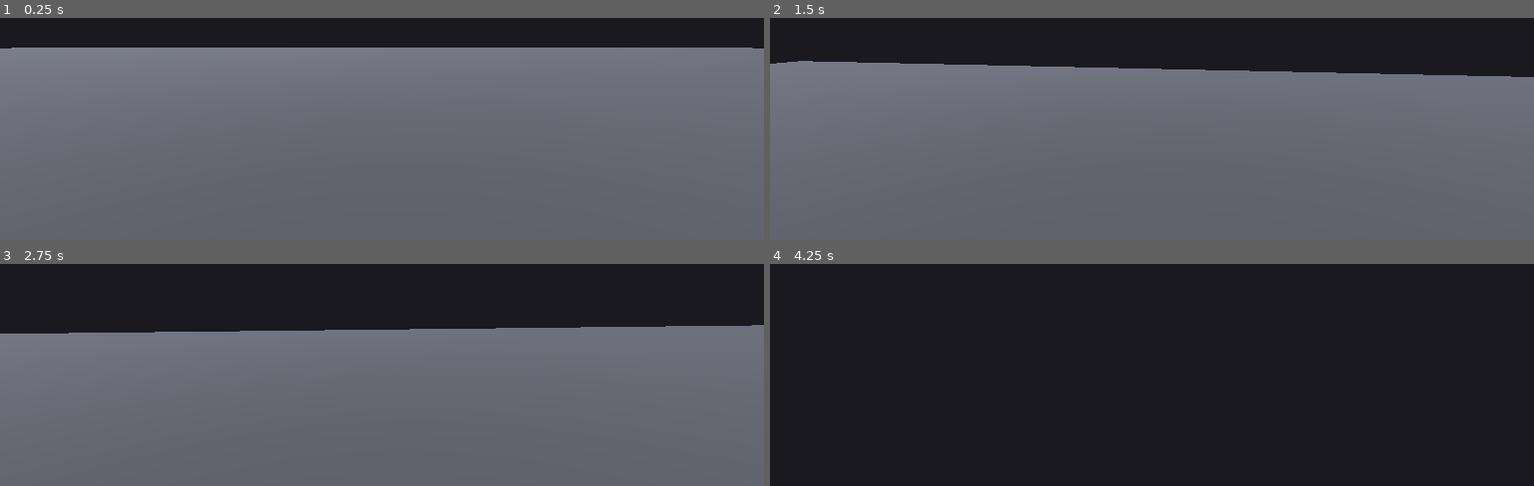
Above: before the commit, frames 1-4 (two rows, left to right).
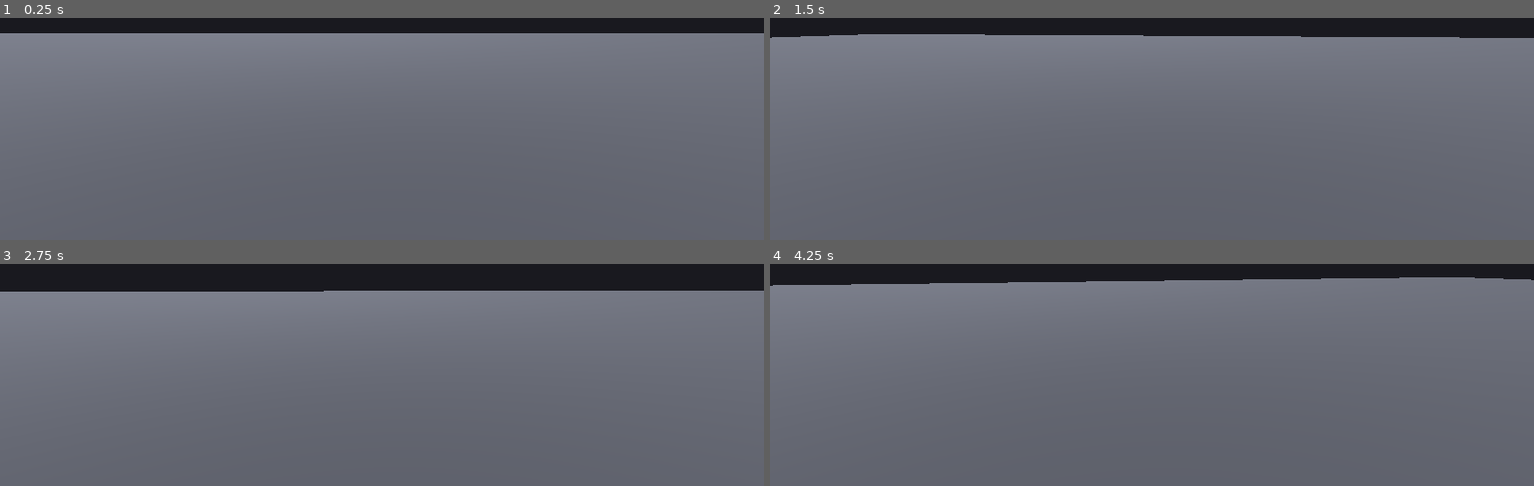
Above: after the commit, the same moments.

Repository: radomirsky/190K-G.O.P
Game: Godot game, scene res://main.tscn
Same seed, same stepped clock (60 frames per second), same inputs: the game is played once before the commit and once after it.
Inputs (mouse positions are in pixels of both pictures, inside the frame that each line leads up to):
- Up to frame 1 (0.25 s): no input
- Up to frame 2 (1.5 s): tap Enter at 0.5 s; move the mouse to (1190, 24) at 0.52 s; hold W from 0.53 s (still down); tap E at 0.6, 1.35 s; click (1190, 24) at 0.67 s; tap Space at 0.77 s; move the mouse to (1113, 26) at 1.27 s
- Up to frame 3 (2.75 s): keep holding W; tap Space at 1.52 s; move the mouse to (397, 264) at 2.02 s; tap E at 2.1 s
- Up to frame 4 (4.25 s): keep holding W; move the mouse to (1144, 279) at 2.77 s; tap E at 2.85, 3.6 s; click (1144, 279) at 2.92 s; tap Space at 3.02, 3.77 s; move the mouse to (1205, 277) at 3.52 s

The runs differ from the first frame. In frame 1, 6.5% of the frame differs, in the area x 0-100%, y 6-14%; in frame 2, 15%; in frame 3, 17%; in frame 4, 92%, in the area x 0-100%, y 6-100%.

Commit message:
Увеличена площадка карты (пол120×120)
Made-with: Cursor

Diff:
--- a/main.tscn
+++ b/main.tscn
@@ -1,87 +1,83 @@
-[gd_scene load_steps=10 format=3]
+[gd_scene format=3 uid="uid://cfmf2gvwovbox"]
 
-[ext_resource type="Script" path="res://player.gd" id="1_player"]
+[ext_resource type="Script" uid="uid://ccxh1c7bxjs0h" path="res://player.gd" id="1_player"]
 
 [sub_resource type="Environment" id="Environment_main"]
 background_mode = 1
 background_color = Color(0.1, 0.1, 0.12, 1)
 
 [sub_resource type="BoxMesh" id="BoxMesh_floor"]
-size = Vector3(42, 0.25, 42)
+size = Vector3(120, 0.25, 120)
 
 [sub_resource type="StandardMaterial3D" id="StandardMaterial3D_floor"]
 albedo_color = Color(0.34, 0.35, 0.38, 1)
 
 [sub_resource type="BoxShape3D" id="BoxShape3D_floor"]
-size = Vector3(42, 0.25, 42)
+size = Vector3(120, 0.25, 120)
 
 [sub_resource type="BoxMesh" id="BoxMesh_cube"]
-size = Vector3(1, 1, 1)
 
 [sub_resource type="StandardMaterial3D" id="StandardMaterial3D_cube"]
 albedo_color = Color(0.45, 0.65, 0.95, 1)
 
 [sub_resource type="BoxShape3D" id="BoxShape3D_cube"]
-size = Vector3(1, 1, 1)
 
 [sub_resource type="CapsuleShape3D" id="CapsuleShape3D_player"]
 radius = 0.35
 height = 1.05
 
-[node name="Main" type="Node3D"]
+[node name="Main" type="Node3D" unique_id=1291999323]
 
-[node name="WorldEnvironment" type="WorldEnvironment" parent="."]
+[node name="WorldEnvironment" type="WorldEnvironment" parent="." unique_id=1258990413]
 environment = SubResource("Environment_main")
 
-[node name="DirectionalLight3D" type="DirectionalLight3D" parent="."]
+[node name="DirectionalLight3D" type="DirectionalLight3D" parent="." unique_id=657235490]
 transform = Transform3D(0.866025, -0.433013, 0.25, 0, 0.5, 0.866025, -0.5, -0.75, 0.433013, 2, 6, 3)
 light_energy = 1.15
 shadow_enabled = true
 
-[node name="FillLight" type="OmniLight3D" parent="."]
+[node name="FillLight" type="OmniLight3D" parent="." unique_id=492640163]
 transform = Transform3D(1, 0, 0, 0, 1, 0, 0, 0, 1, -2.5, 2.5, 2)
 light_color = Color(0.85, 0.9, 1, 1)
 light_energy = 0.35
-shadow_enabled = false
 
-[node name="Floor" type="StaticBody3D" parent="."]
+[node name="Floor" type="StaticBody3D" parent="." unique_id=946922387]
 transform = Transform3D(1, 0, 0, 0, 1, 0, 0, 0, 1, 0, -0.125, 0)
 
-[node name="MeshInstance3D" type="MeshInstance3D" parent="Floor"]
+[node name="MeshInstance3D" type="MeshInstance3D" parent="Floor" unique_id=917887440]
 mesh = SubResource("BoxMesh_floor")
 surface_material_override/0 = SubResource("StandardMaterial3D_floor")
 
-[node name="CollisionShape3D" type="CollisionShape3D" parent="Floor"]
+[node name="CollisionShape3D" type="CollisionShape3D" parent="Floor" unique_id=887709493]
 shape = SubResource("BoxShape3D_floor")
 
-[node name="Cube" type="RigidBody3D" parent="." groups=["throwable"]]
+[node name="Cube" type="RigidBody3D" parent="." unique_id=1848117914 groups=["throwable"]]
 transform = Transform3D(1, 0, 0, 0, 1, 0, 0, 0, 1, 0, 0.5, 1.5)
 continuous_cd = true
 
-[node name="MeshInstance3D" type="MeshInstance3D" parent="Cube"]
+[node name="MeshInstance3D" type="MeshInstance3D" parent="Cube" unique_id=376096829]
+transform = Transform3D(0.9999069, -0.006378199, -0.012063327, 0.006303191, 0.99996066, -0.0062472513, 0.012102689, 0.006170652, 0.99990773, 0, 0, 0)
 mesh = SubResource("BoxMesh_cube")
 surface_material_override/0 = SubResource("StandardMaterial3D_cube")
 
-[node name="CollisionShape3D" type="CollisionShape3D" parent="Cube"]
+[node name="CollisionShape3D" type="CollisionShape3D" parent="Cube" unique_id=499372881]
 shape = SubResource("BoxShape3D_cube")
 
-[node name="Player" type="CharacterBody3D" parent="."]
+[node name="Player" type="CharacterBody3D" parent="." unique_id=2126005513]
 transform = Transform3D(1, 0, 0, 0, 1, 0, 0, 0, 1, 0, 0.05, -1.5)
-floor_stop_on_slope = true
-floor_max_angle = 0.785398
 floor_snap_length = 0.12
 script = ExtResource("1_player")
 
-[node name="CollisionShape3D" type="CollisionShape3D" parent="Player"]
+[node name="CollisionShape3D" type="CollisionShape3D" parent="Player" unique_id=759851440]
 transform = Transform3D(1, 0, 0, 0, 1, 0, 0, 0, 1, 0, 0.875, 0)
 shape = SubResource("CapsuleShape3D_player")
 
-[node name="CameraPivot" type="Node3D" parent="Player"]
+[node name="CameraPivot" type="Node3D" parent="Player" unique_id=1343884259]
 transform = Transform3D(1, 0, 0, 0, 1, 0, 0, 0, 1, 0, 1.55, 0)
 
-[node name="Camera3D" type="Camera3D" parent="Player/CameraPivot"]
+[node name="Camera3D" type="Camera3D" parent="Player/CameraPivot" unique_id=1586870403]
 current = true
 fov = 65.0
 
-[node name="HoldPoint" type="Node3D" parent="Player/CameraPivot/Camera3D"]
+[node name="HoldPoint" type="Node3D" parent="Player/CameraPivot/Camera3D" unique_id=910191797]
 transform = Transform3D(1, 0, 0, 0, 1, 0, 0, 0, 1, 0, -0.12, -1.05)
